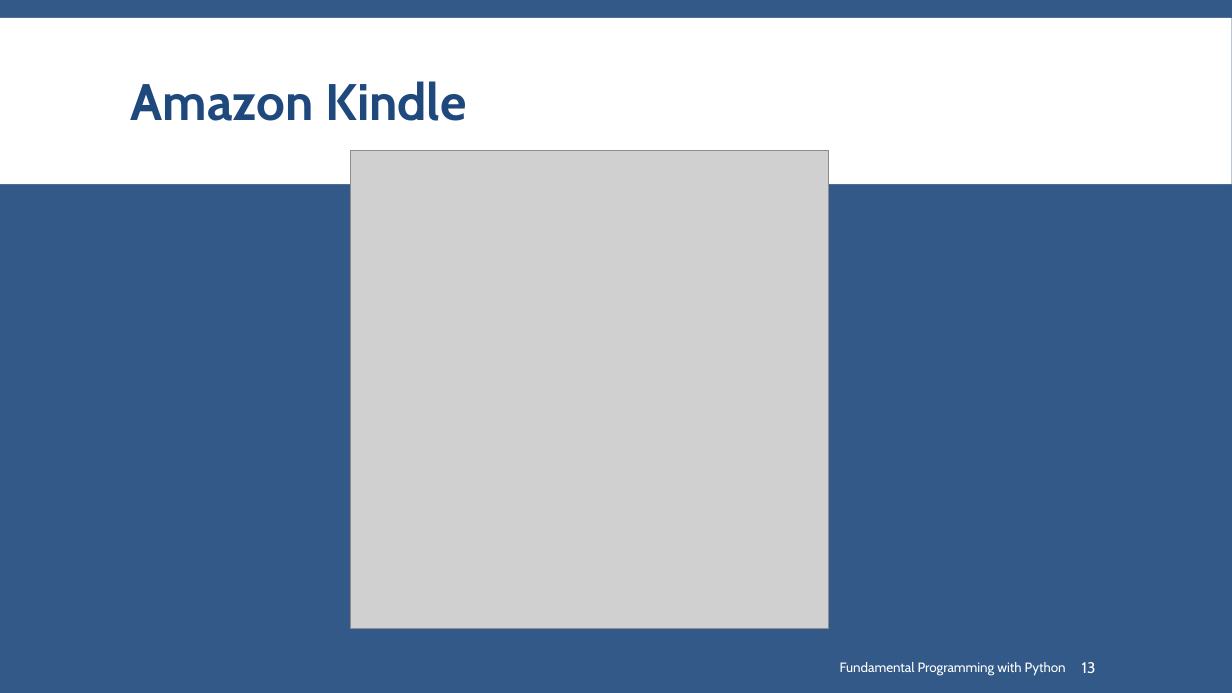
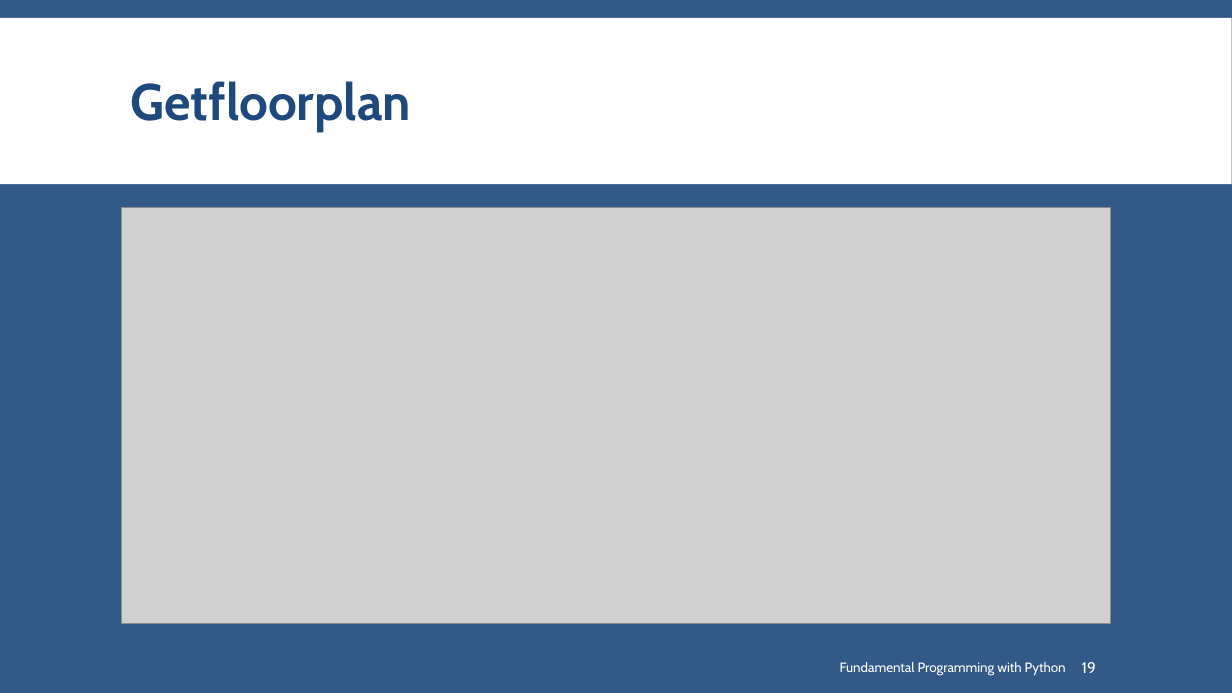
Before and after one commit to SharifPythonSpace/Course1401, a slide deck: slide 19 of Slide/17- Visualization for Presentation and better Understanding.pptx (slide 13 before the commit). Drawn at 1232x693 pixels with LibreOffice and Linux fonts; fonts in the diff are those of the drawing; grey boxes stand for pictures; background and template pictures are left out. Boxes give left, top, right and bottom in pixels: in the first picture for what was removed or moved away, otherwise in the second. Text is boxed around its words. In the diff, an @@ line names an element or a change of style, - is before the commit and + after.

```diff
--- a/Slide/17- Visualization for Presentation and better Understanding.pptx
+++ b/Slide/17- Visualization for Presentation and better Understanding.pptx
@@ title at box(131, 81, 411, 131): text changed @@
-Amazon Kindle
+Getfloorplan
@@ picture removed at box(350, 151, 828, 628) @@
@@ picture added at box(122, 208, 1111, 625) @@
@@ page number at box(1082, 662, 1096, 673): text changed @@
-13
+19
```
Also in this commit, not shown: 6 other slides changed, 7 slides added.
